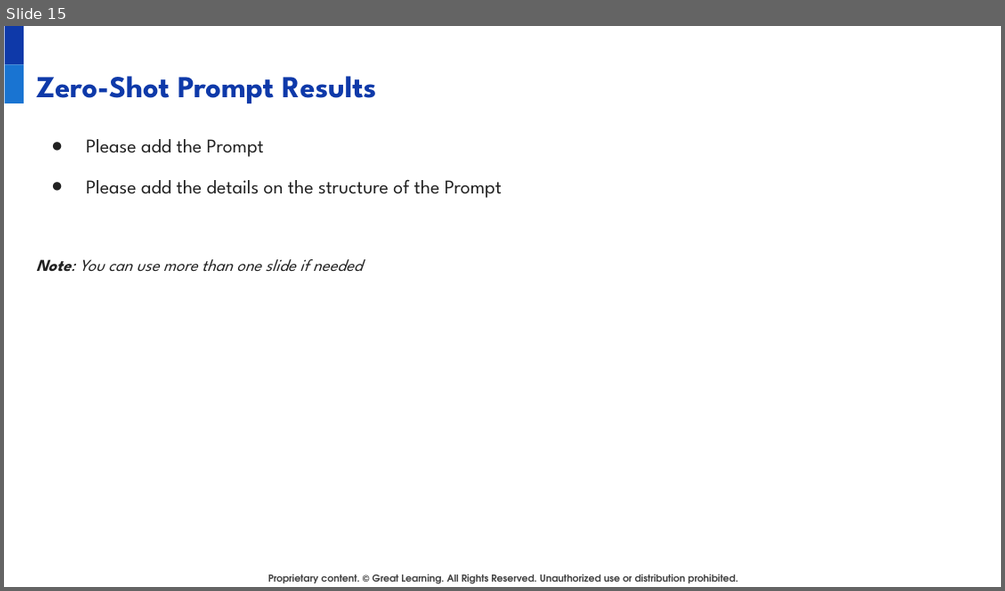
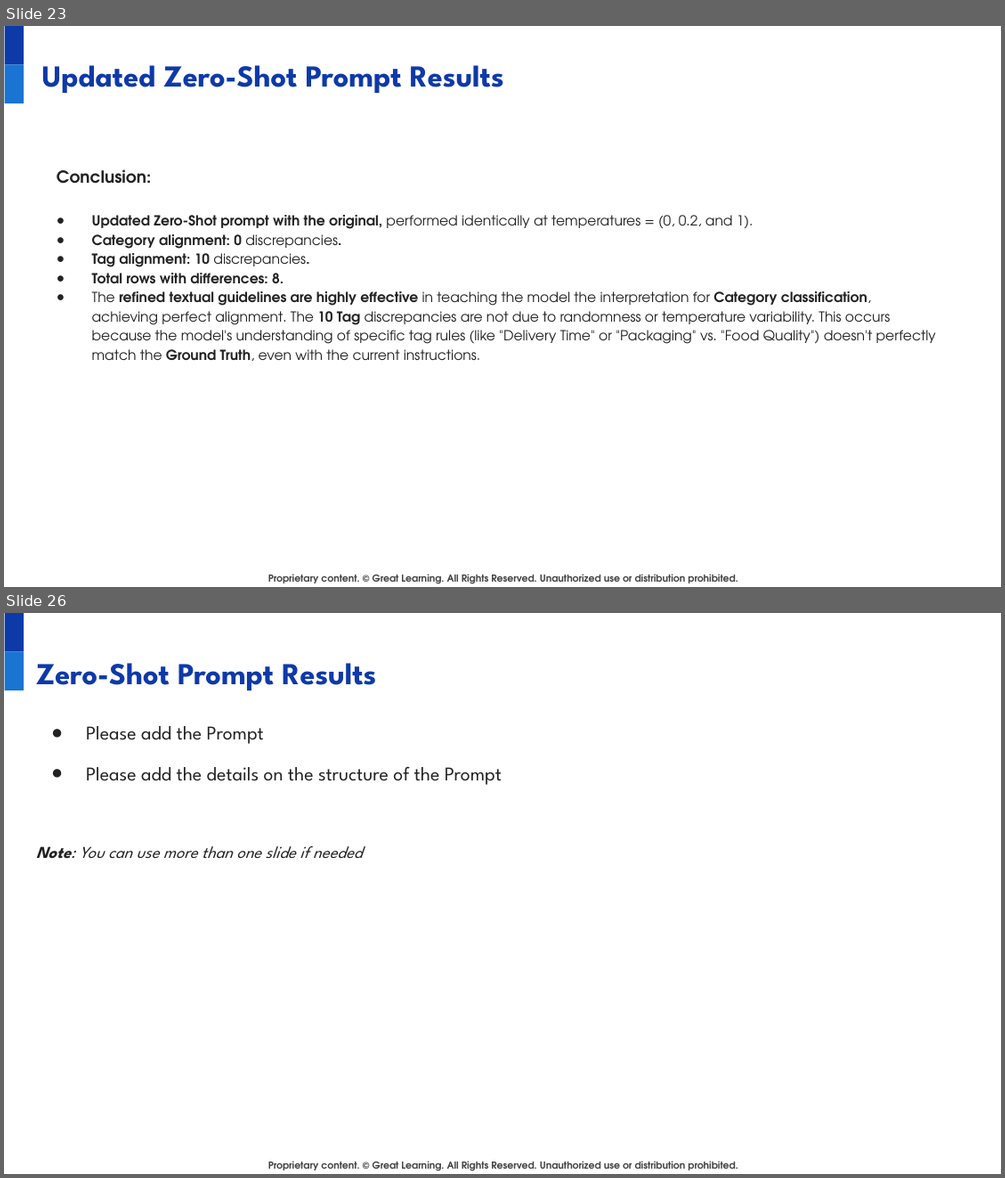
Before and after one commit to juanbucz/GreatLearning-TermProjects, a slide deck: GenAI-Powered Food Delivery Sentiment Analysis/Project Presentation - Business Applications of GenAI - John Buczkowski.pptx. Shown one above the other, each under a label of ours: slide 15 before the commit, slides 23 and 26 after it; the slides between them are not shown. The pictures are 1005x591 and 1005x1178 pixels, drawn with LibreOffice and Linux fonts; fonts in the diff are those of the drawing; background and template pictures are left out. Boxes give left, top, right and bottom in pixels: in the first picture for what was removed or moved away, otherwise in the second. Text is boxed around its words. In the diff, an @@ line names an element or a change of style, - is before the commit and + after.

Commit message:
GenAI - Food Delivery Sentiment Analysis - Zero-Shot Prompt Analysis

```diff
--- a/GenAI-Powered Food Delivery Sentiment Analysis/Project Presentation - Business Applications of GenAI - John Buczkowski.pptx
+++ b/GenAI-Powered Food Delivery Sentiment Analysis/Project Presentation - Business Applications of GenAI - John Buczkowski.pptx
@@ slide 23 added at bbox=[4, 26, 1001, 587], background #FFFFFF; not listed: 3 template elements that a slide beside it also shows @@
@@ title added at bbox=[42, 65, 504, 93], 22 pt, text #0E39A9, bold @@
+Updated Zero-Shot Prompt Results
@@ text added at bbox=[57, 169, 936, 361], 10 pt, text #222222 @@
+Conclusion:
+● Updated Zero-Shot prompt with the original, performed identically at temperatures = (0, 0.2, and 1).
+● Category alignment: 0 discrepancies.
+● Tag alignment: 10 discrepancies.
+● Total rows with differences: 8.
+● The refined textual guidelines are highly effective in teaching the model the interpretation for Category classification, achieving perfect alignment. The 10 Tag discrepancies are not due to randomness or temperature variability. This occurs because the model's understanding of specific tag rules (like "Delivery Time" or "Packaging" vs. "Food Quality") doesn't perfectly match the Ground Truth, even with the current instructions.
@@ what was slide 15 is now slide 26 @@
```
Also in this commit, not shown: 12 other slides added, 2 slides removed, 1 other file.
